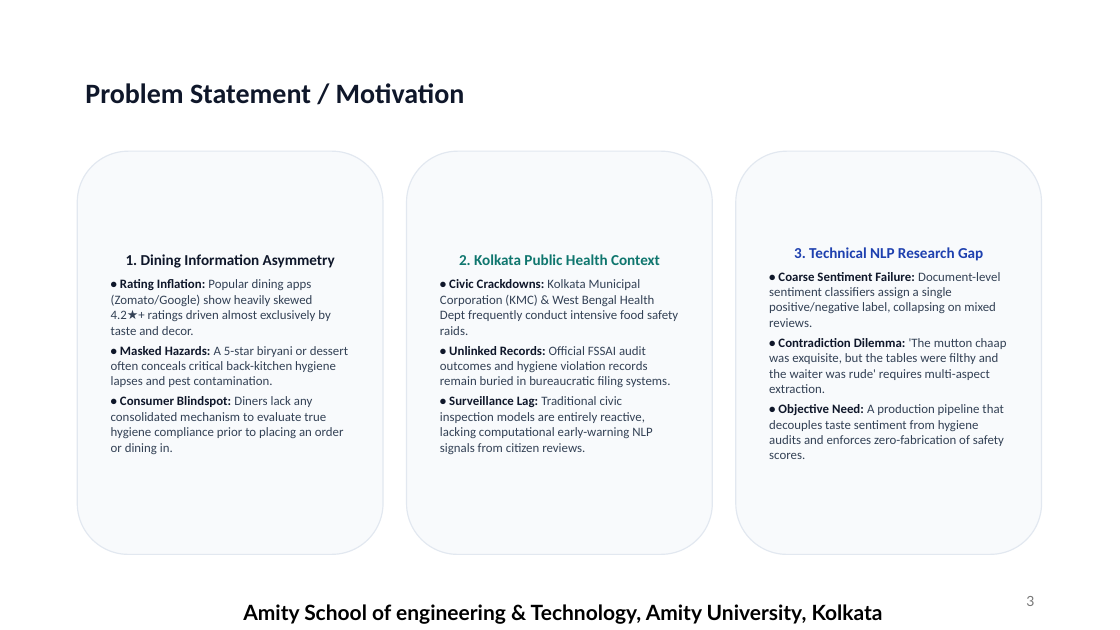
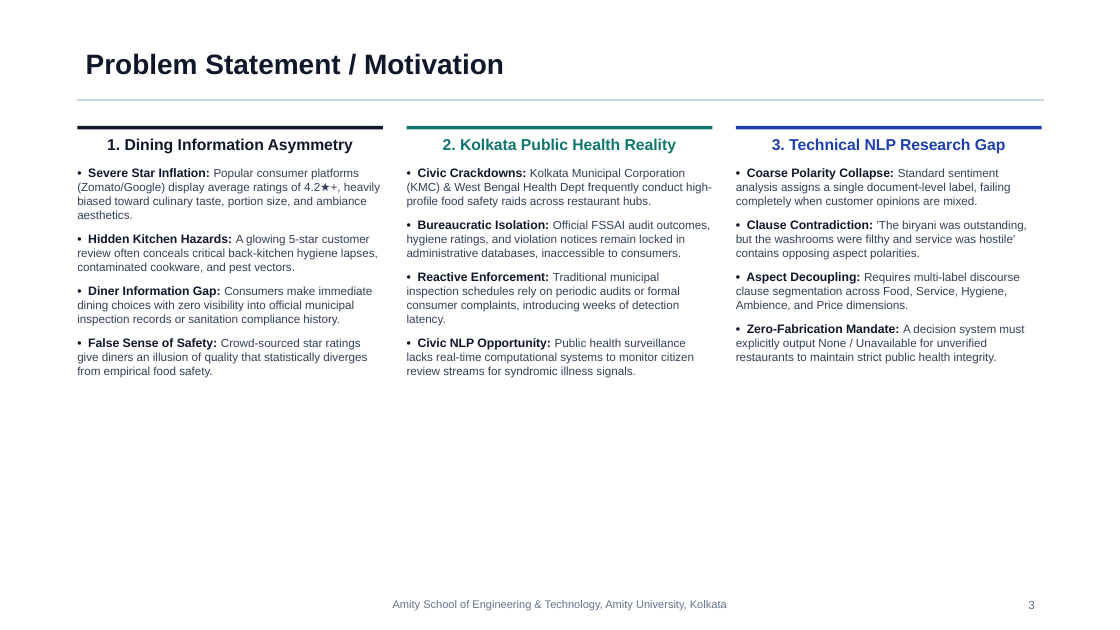
Before and after one commit to tanimnaha/food-review-intelligence, a slide deck: slide 3 of presentation/Kolkata_FoodLens_Minor_Project_Presentation.pptx. Drawn at 1120x630 pixels with LibreOffice and Linux fonts; fonts in the diff are those of the drawing. Boxes give left, top, right and bottom in pixels: in the first picture for what was removed or moved away, otherwise in the second. Text is boxed around its words. In the diff, an @@ line names an element or a change of style, - is before the commit and + after.

Commit message:
fix(presentation): refine slide design to human publication-grade light theme eliminating empty card containers and unifying typographic alignment

```diff
--- a/presentation/Kolkata_FoodLens_Minor_Project_Presentation.pptx
+++ b/presentation/Kolkata_FoodLens_Minor_Project_Presentation.pptx
@@ title "Problem Statement / Motivation" at <box>86,53,504,75</box>: font Calibri to Arial @@
@@ rectangle added at <box>77,99,1044,100</box>, fill #CBD5E1, outline #CBD5E1 0.5 pt @@
@@ text "1. Dining Information Asymmetry": place and size @@
-text "1. Dining Information Asymmetry" at <box>77,151,383,555</box>
+text "1. Dining Information Asymmetry" at <box>77,138,380,378</box>
@@ text "1. Dining Information Asymmetry" at <box>77,138,380,378</box>: vertical alignment middle to top; fill #F8FAFC to none; outline #E2E8F0 1 pt to none @@
@@ rectangle added at <box>77,126,383,129</box>, fill #0F172A @@
@@ text at <box>107,138,353,154</box>: size 13 to 13.5 pt, font Calibri to Arial in "1. Dining Information Asymmetry"; more space between paragraphs @@
@@ text "2. Kolkata Public Health Reality" at <box>407,138,712,378</box>: vertical alignment middle to top; fill #F8FAFC to none; outline #E2E8F0 1 pt to none @@
@@ text at <box>407,138,712,378</box>: text changed; size 11 to 10 pt; font Calibri to Arial @@
-2. Kolkata Public Health Context
-• Civic Crackdowns: Kolkata Municipal Corporation (KMC) & West Bengal Health Dept frequently conduct intensive food safety raids.
-• Unlinked Records: Official FSSAI audit outcomes and hygiene violation records remain buried in bureaucratic filing systems.
-• Surveillance Lag: Traditional civic inspection models are entirely reactive, lacking computational early-warning NLP signals from citizen reviews.
+2. Kolkata Public Health Reality
+• Civic Crackdowns: Kolkata Municipal Corporation (KMC) & West Bengal Health Dept frequently conduct high-profile food safety raids across restaurant hubs.
+• Bureaucratic Isolation: Official FSSAI audit outcomes, hygiene ratings, and violation notices remain locked in administrative databases, inaccessible to consumers.
+• Reactive Enforcement: Traditional municipal inspection schedules rely on periodic audits or formal consumer complaints, introducing weeks of detection latency.
+• Civic NLP Opportunity: Public health surveillance lacks real-time computational systems to monitor citizen review streams for syndromic illness signals.
@@ text "2. Kolkata Public Health Reality": place and size @@
-text "2. Kolkata Public Health Reality" at <box>407,151,712,555</box>
+text "2. Kolkata Public Health Reality" at <box>407,138,712,378</box>
@@ rectangle added at <box>407,126,712,129</box>, fill #0F766E @@
@@ text "3. Technical NLP Research Gap": place and size @@
-text "3. Technical NLP Research Gap" at <box>736,151,1042,555</box>
+text "3. Technical NLP Research Gap" at <box>736,168,1027,364</box>
@@ text "3. Technical NLP Research Gap" at <box>736,168,1027,364</box>: size 13 to 13.5 pt, font Calibri to Arial in "3. Technical NLP Research Gap"; more space between paragraphs; vertical alignment middle to top; fill #F8FAFC to none; outline #E2E8F0 1 pt to none @@
@@ rectangle added at <box>736,126,1042,129</box>, fill #1E40AF @@
@@ text at <box>77,168,380,378</box>: text changed; size 11 to 10 pt; font Calibri to Arial @@
-• Rating Inflation: Popular dining apps (Zomato/Google) show heavily skewed 4.2★+ ratings driven almost exclusively by taste and decor.
-• Masked Hazards: A 5-star biryani or dessert often conceals critical back-kitchen hygiene lapses and pest contamination.
-• Consumer Blindspot: Diners lack any consolidated mechanism to evaluate true hygiene compliance prior to placing an order or dining in.
+• Severe Star Inflation: Popular consumer platforms (Zomato/Google) display average ratings of 4.2★+, heavily biased toward culinary taste, portion size, and ambiance aesthetics.
+• Hidden Kitchen Hazards: A glowing 5-star customer review often conceals critical back-kitchen hygiene lapses, contaminated cookware, and pest vectors.
+• Diner Information Gap: Consumers make immediate dining choices with zero visibility into official municipal inspection records or sanitation compliance history.
+• False Sense of Safety: Crowd-sourced star ratings give diners an illusion of quality that statistically diverges from empirical food safety.
@@ text at <box>736,168,1027,364</box>: text changed; size 11 to 10 pt; font Calibri to Arial @@
-• Coarse Sentiment Failure: Document-level sentiment classifiers assign a single positive/negative label, collapsing on mixed reviews.
-• Contradiction Dilemma: 'The mutton chaap was exquisite, but the tables were filthy and the waiter was rude' requires multi-aspect extraction.
-• Objective Need: A production pipeline that decouples taste sentiment from hygiene audits and enforces zero-fabrication of safety scores.
+• Coarse Polarity Collapse: Standard sentiment analysis assigns a single document-level label, failing completely when customer opinions are mixed.
+• Clause Contradiction: 'The biryani was outstanding, but the washrooms were filthy and service was hostile' contains opposing aspect polarities.
+• Aspect Decoupling: Requires multi-label discourse clause segmentation across Food, Service, Hygiene, Ambience, and Price dimensions.
+• Zero-Fabrication Mandate: A decision system must explicitly output None / Unavailable for unverified restaurants to maintain strict public health integrity.
@@ text "Amity School of Engineering & ..." at <box>393,600,727,611</box>: vertical alignment top to middle @@
@@ text "3" at <box>1028,601,1034,609</box>: size 12 to 10 pt, font Lato to Arial, text colour #797979 to #64748B @@
@@ text at <box>393,600,727,611</box>: text changed; size 18 to 9.5 pt; font Lato to Arial; text colour #000000 to #64748B; bold off @@
-Amity School of engineering & Technology, Amity University, Kolkata
+Amity School of Engineering & Technology, Amity University, Kolkata
```
Also in this commit, not shown: 9 other slides changed, 4 other files.
